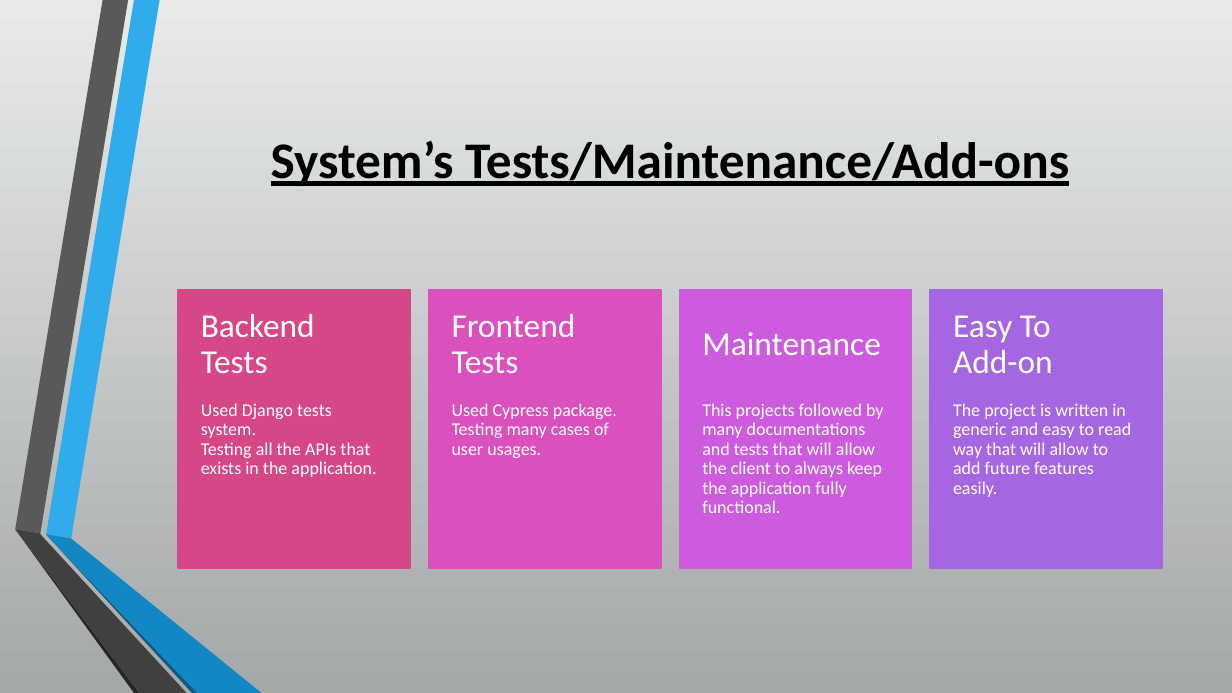
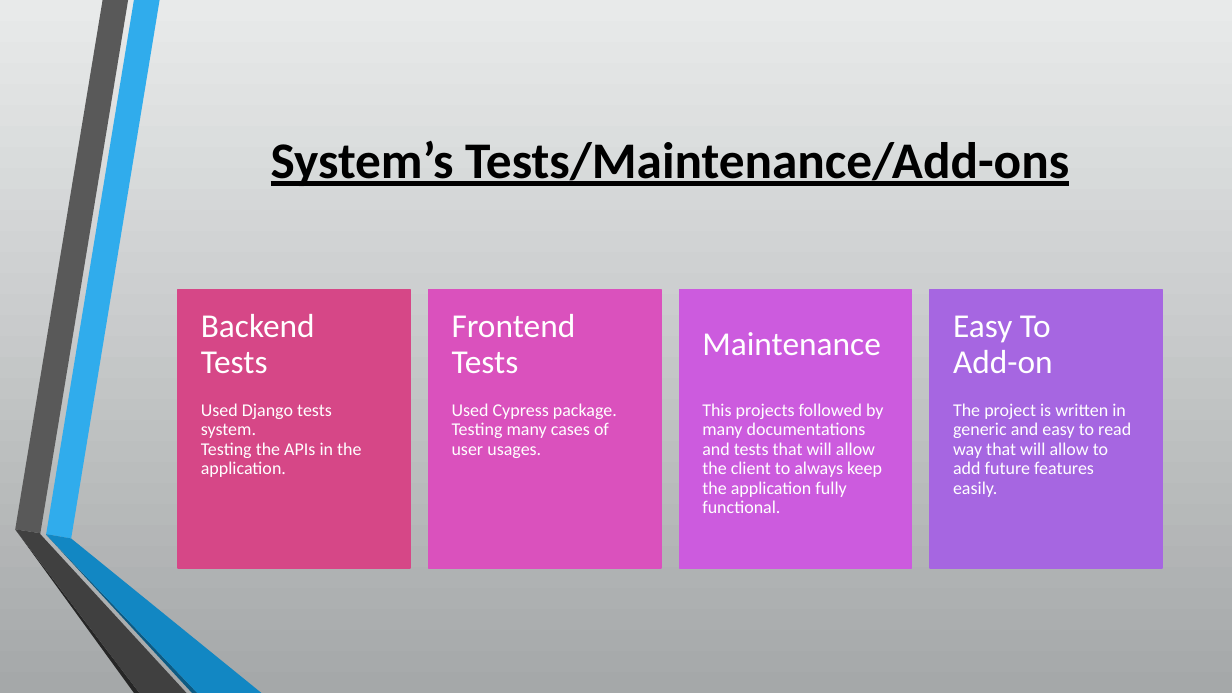
Before and after one commit to csbarak/MolOpt_Students_2023, a slide deck: slide 11 of Documents/Molopt - Full Project Presentation.pptx. Drawn at 1232x693 pixels with LibreOffice and Linux fonts; fonts in the diff are those of the drawing. Boxes give left, top, right and bottom in pixels: in the first picture for what was removed or moved away, otherwise in the second. Text is boxed around its words. In the diff, an @@ line names an element or a change of style, - is before the commit and + after.

```diff
--- a/Documents/Molopt - Full Project Presentation.pptx
+++ b/Documents/Molopt - Full Project Presentation.pptx
@@ text at (201,403,361,477): text changed @@
-Used Django tests system.
-Testing all the APIs that exists in the application.
+Used Django tests system.
+Testing the APIs in the application.
```
Also in this commit, not shown: 7 other slides changed, 3 slides added.
